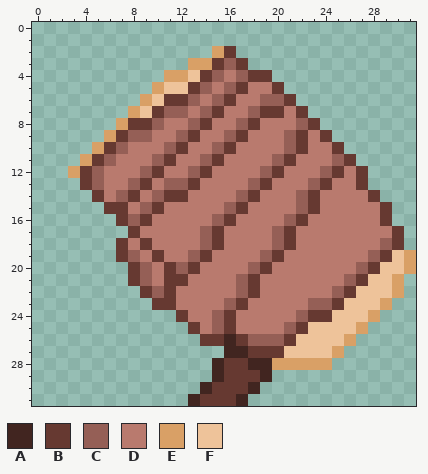
Two states of a pixel-art sprite, Assets/Art/SkillIcons/BrawlingSkillIcon.png. Above, as it was before the edit.
The file is 32x32 pixels.
Palette (. is transparent): A #412520  B #663931  C #955f56  D #b97a6e  E #d9a066  F #eec39a
Pixels before, first column x 3:
 2 ............EB...............
 3 ..........EEBCB..............
 4 ........EEFBCDCBB............
 5 .......EFFBCDCBDDB...........
 6 ......EFBBCDCBDDCCB..........
 7 .....EFBCCDCBDDCBBDB.........
 8 ....EBBCDDCBDDCBDDDCB........
 9 ...EBCCDDCBDDCBDDDCBDB.......
10 ..EBCDDDCBDDCBDDDDCBDDB......
11 .EBCDDDCBDDCBDDDDCBDDDCB.....
12 EBCDDDCBDDCBDDDDCBDDDCBDB....
13 .BCDDCBDCCBDDDDCBDDDCBDDB....
14 ..BDCBDCBBDDDDCBDDDCBDDDDB...
15 ...BBDCBDDDDDCBDDDDCBDDDDDB..
16 ....BCBDDDDDCBDDDDCBDDDDDDB..
17 .....BDDDDDCBDDDDCBDDDDDDDDB.
18 ....BDBDDDDCBDDDDCBDDDDDDDCB.
19 ....BCDBDDCBDDDDCBDDDDDDDCBFE
20 .....BCDBCBDDDDCBDDDDDDDCBFFE
21 .....BCDBBDDDDCBDDDDDDDCBFFE.
22 ......BCBDDDDDCBDDDDDDCBFFFE.
23 .......BBDDDDCBDDDDDCCBFFFE..
24 .........BDDCBDDDDDCBBFFFE...
25 ..........BDCBDDDDCBFFFFE....
26 ...........BBABCCCBFFFFE.....
27 .............AABBBFFFFE......
28 ............ABBAAEEEEE.......
29 ............ABBBA............
30 ...........ABBBA.............
31 ..........ABBBA..............
New version:
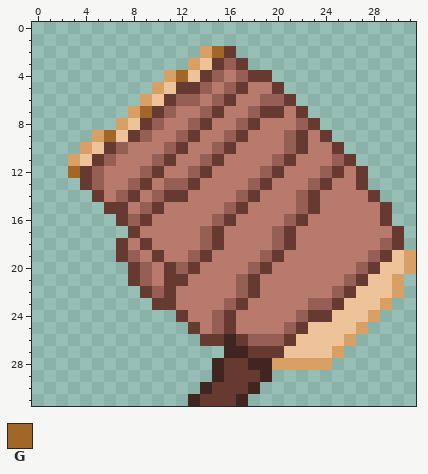
Colours new in this view: G #a36629
The edit:
The author changed colour C to colour B in row 9 at x 8.
The author changed colour F to colour B in row 5 at x 12.
The author changed colour B to colour C in row 6 at x 12.
The author changed colour C to colour D in row 7 at x 12.
Colour E now appears in row 2 at x 14; in row 9 at x 5; in row 10 at x 4; in row 11 at x 3.
The author changed colour B to colour F in row 8 at x 8; in row 9 at x 7.
The author changed colour E to colour F in row 3 at x 14; in row 10 at x 5; in row 11 at x 4.
The author changed colour E to colour G in row 2 at x 15; in row 4 at x 12; in row 9 at x 6; in row 12 at x 3.
The author changed colour F to colour G in row 7 at x 9.
Changed places in both pictures, as pixel boxes (x1, y1, x2, y2):
changed: (68, 46, 224, 178)
